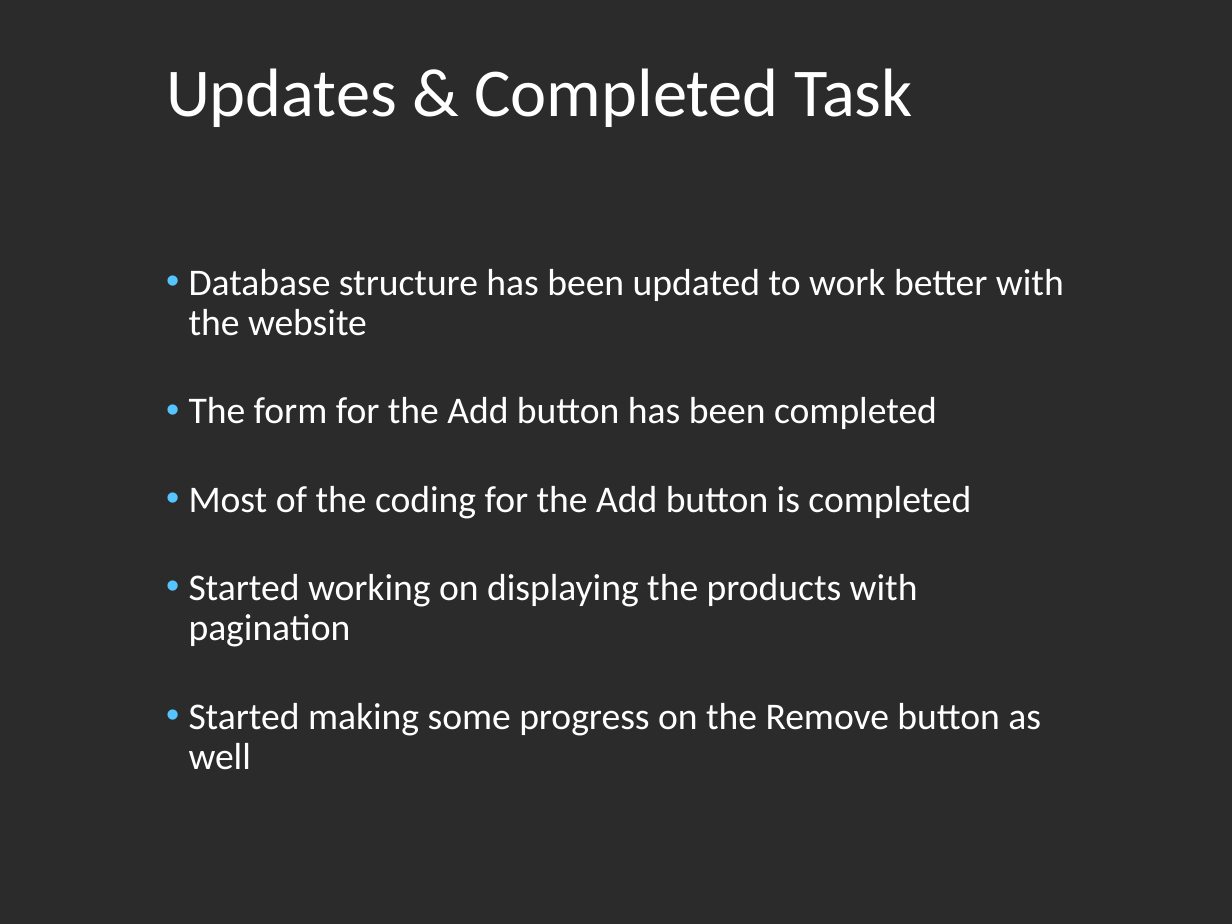
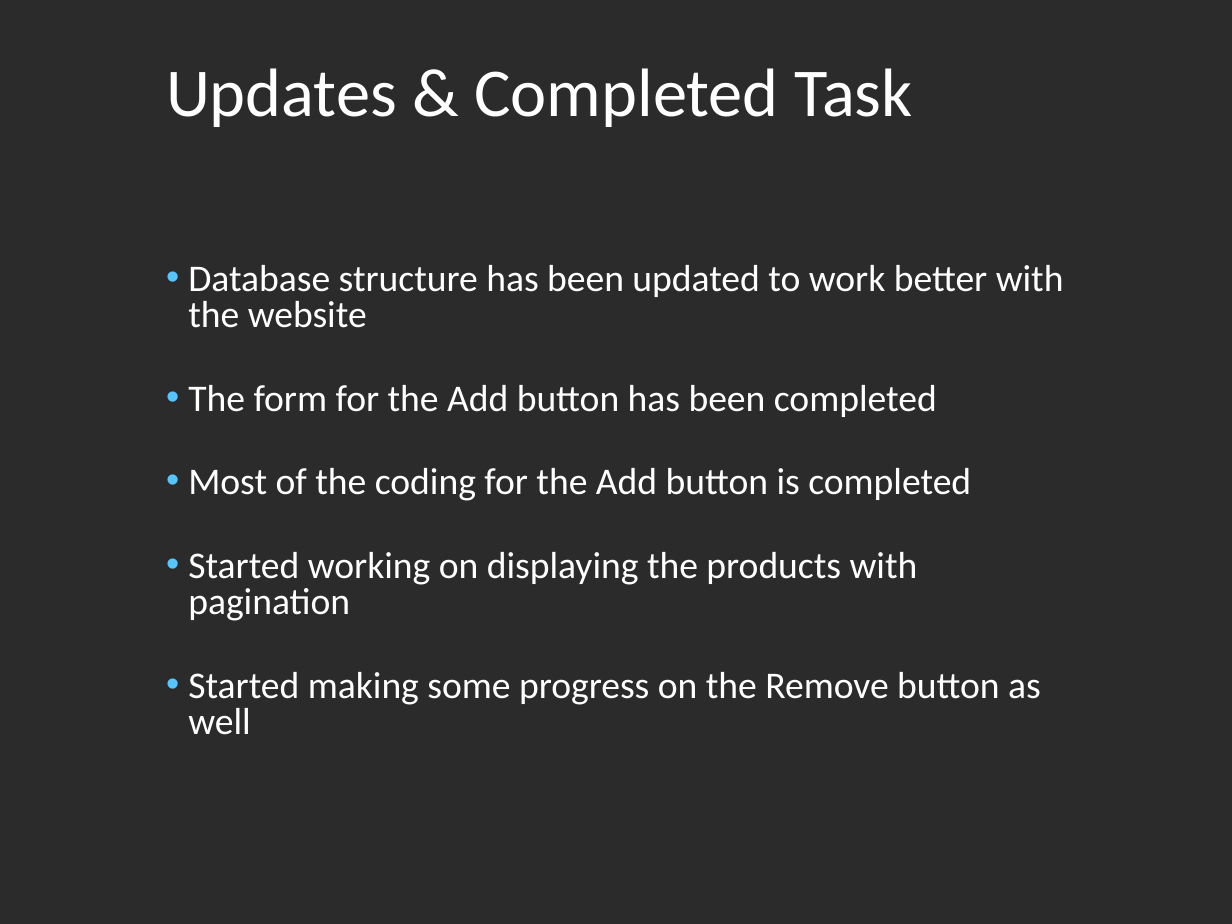
Before and after one commit to rhubrightj/CSCI480-Project-TheBrogrammers, a slide deck: slide 19 of Presentation.ppt. Drawn at 1232x924 pixels with LibreOffice and Linux fonts; fonts in the diff are those of the drawing; background and template pictures are left out; a plain dark background stands for a picture behind light text. Boxes give left, top, right and bottom in pixels: in the first picture for what was removed or moved away, otherwise in the second. Text is boxed around its words. In the diff, an @@ line names an element or a change of style, - is before the commit and + after.

Commit message:
Updated all the other files (the non-Website files). MR

```diff
--- a/Presentation.ppt
+++ b/Presentation.ppt
@@ text "Database structure has been updated ..." at (188,265,1064,735): line spacing 0.9 to 0.8 @@
```
Also in this commit, not shown: 4 other slides changed, 8 slides added, 53 other files.
